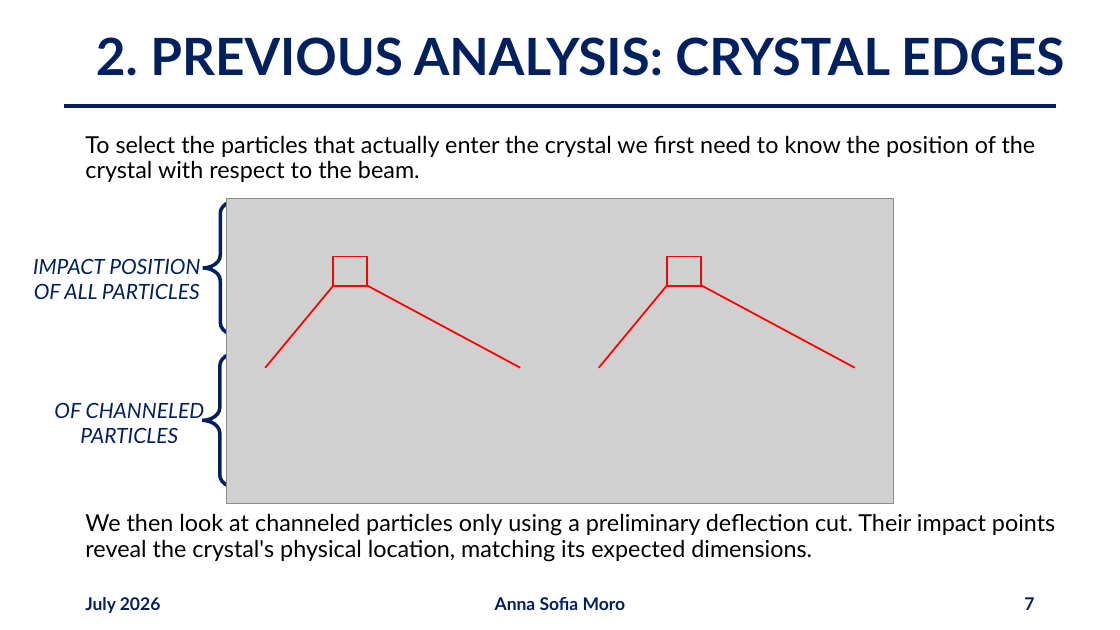
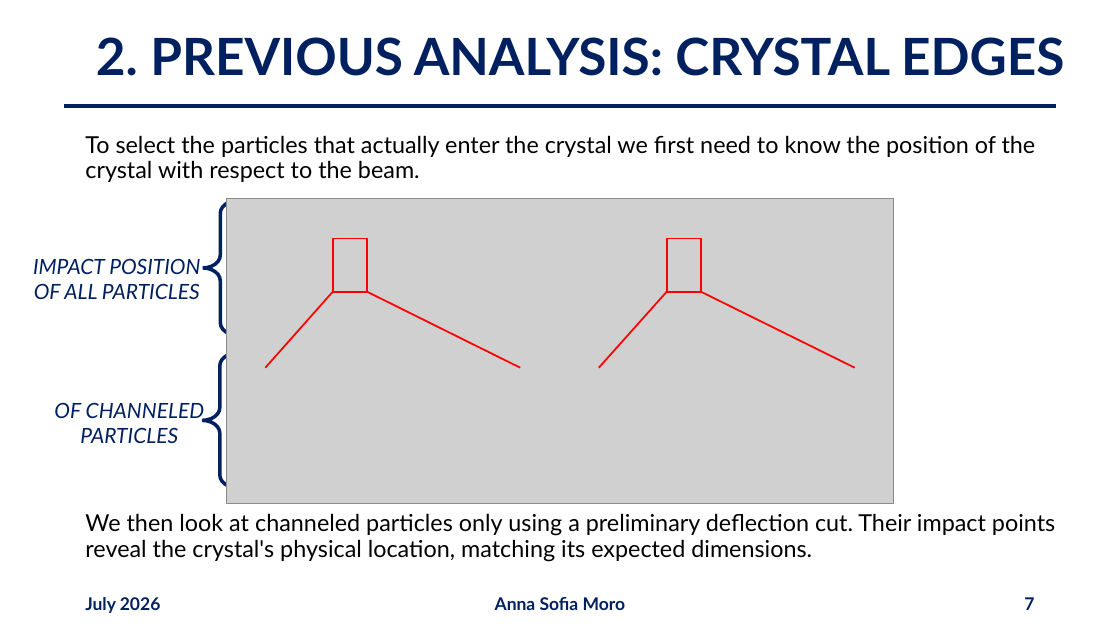
Before and after one commit to annaasofia/tesi, a slide deck: slide 7 of slides/week5.pptx. Drawn at 1120x630 pixels with LibreOffice and Linux fonts; fonts in the diff are those of the drawing; grey boxes stand for pictures. Boxes give left, top, right and bottom in pixels: in the first picture for what was removed or moved away, otherwise in the second. Text is boxed around its words. In the diff, an @@ line names an element or a change of style, - is before the commit and + after.

```diff
--- a/slides/week5.pptx
+++ b/slides/week5.pptx
@@ rectangle: place and size @@
-rectangle at (333, 256, 367, 286)
+rectangle at (333, 239, 367, 292)
@@ rectangle: place and size @@
-rectangle at (667, 256, 702, 286)
+rectangle at (667, 239, 702, 292)
@@ line moved from (266, 368) - (334, 286) to (266, 368) - (333, 292) @@
@@ line moved from (520, 368) - (367, 286) to (520, 368) - (367, 292) @@
@@ line moved from (599, 368) - (667, 286) to (599, 368) - (667, 292) @@
@@ line moved from (855, 368) - (702, 286) to (855, 368) - (702, 292) @@
```
Also in this commit, not shown: 16 other slides changed, 1 slide added, 2 slides removed, 1 other file.
